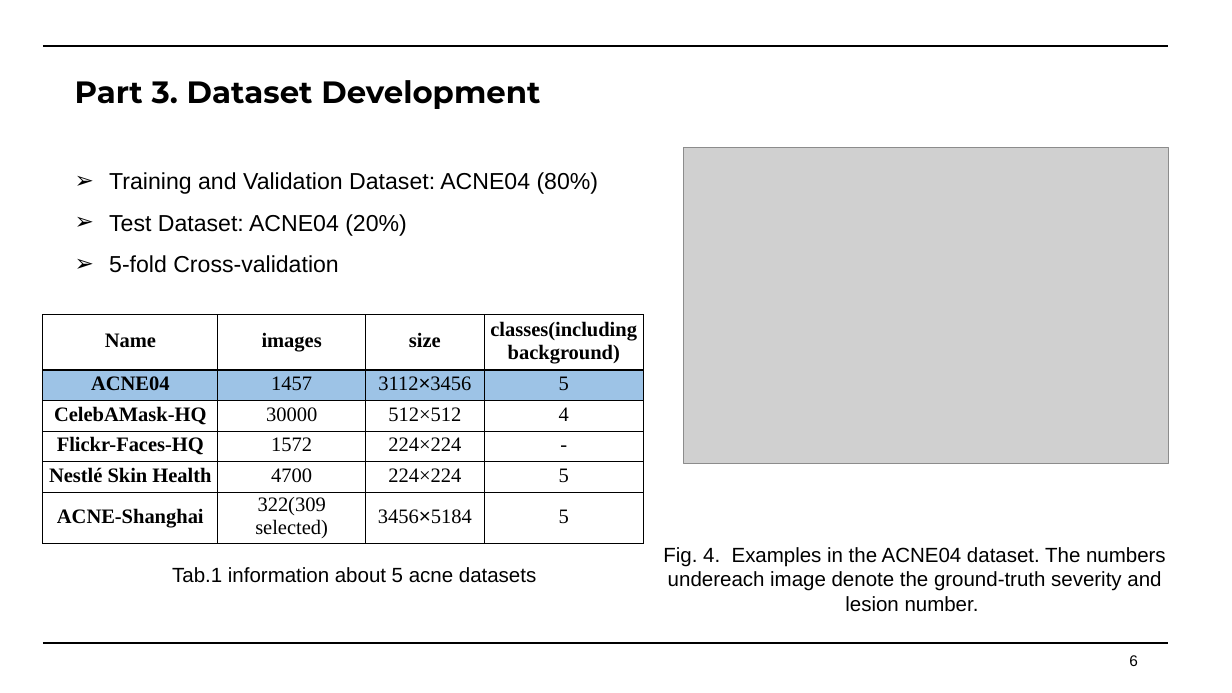
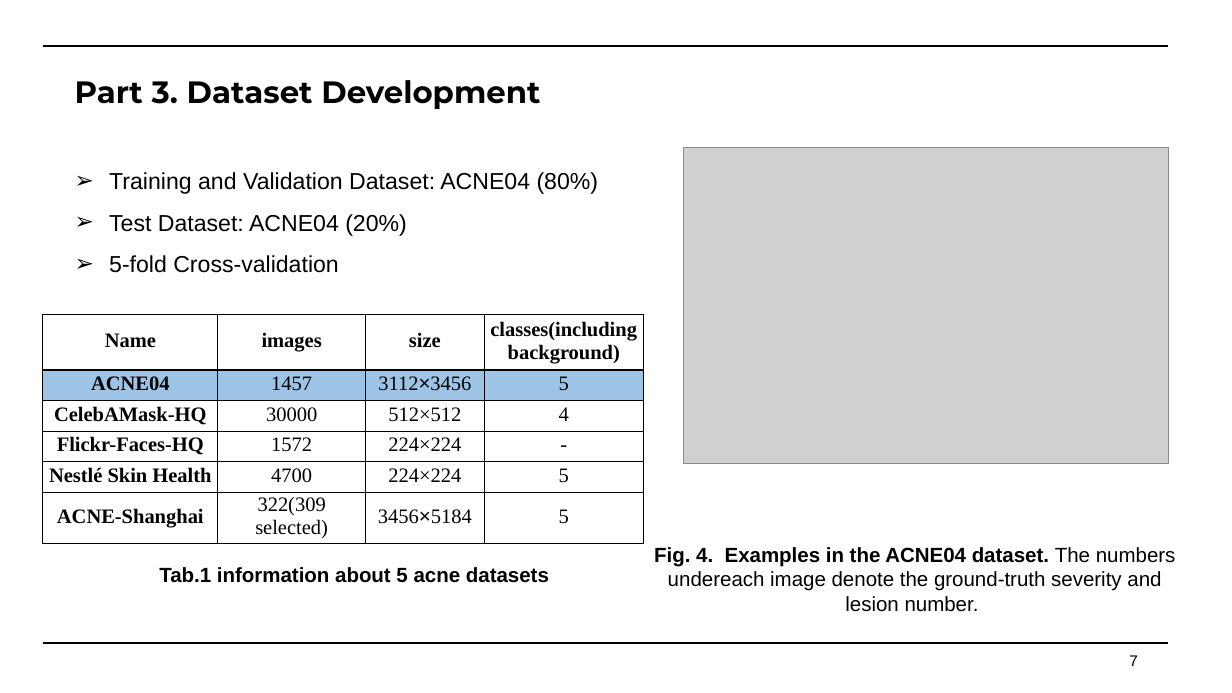
Before and after one commit to Faran-sward/ML-course-project, a slide deck: slide 7 of DOC&PPT/Machine+Learning+Course+Project.pptx (slide 6 before the commit). Drawn at 1232x693 pixels with LibreOffice and Linux fonts; fonts in the diff are those of the drawing; grey boxes stand for pictures. Boxes give left, top, right and bottom in pixels: in the first picture for what was removed or moved away, otherwise in the second. Text is boxed around its words. In the diff, an @@ line names an element or a change of style, - is before the commit and + after.

```diff
--- a/DOC&PPT/Machine+Learning+Course+Project.pptx
+++ b/DOC&PPT/Machine+Learning+Course+Project.pptx
@@ text "Fig. 4. Examples in the ..." at (x1=654, y1=547, x2=1176, y2=612): bold on in "Fig. 4. Examples in the ACNE04 dataset." @@
@@ text "Tab.1 information about 5 acne ..." at (x1=159, y1=567, x2=549, y2=583): bold on @@
@@ page number at (x1=1129, y1=655, x2=1138, y2=666): text changed @@
-6
+7
```
Also in this commit, not shown: 9 other slides changed, 4 slides added.
